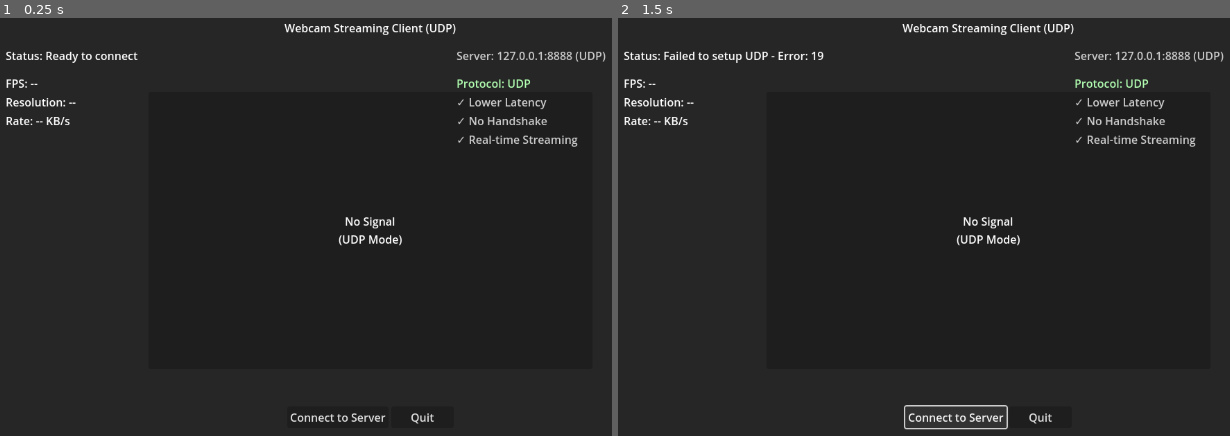
Above: before the commit, frames 1-2 (left to right).
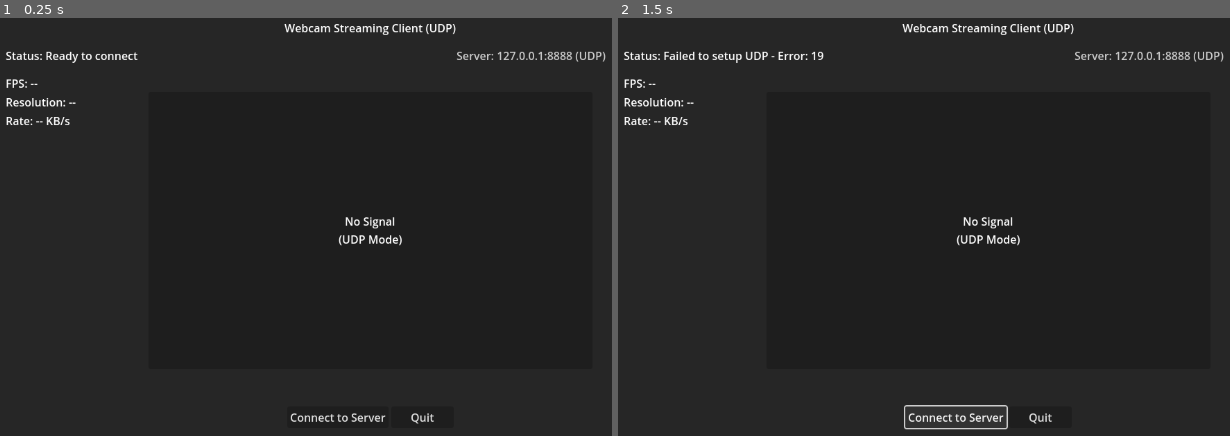
Above: after the commit, the same moments.

Repository: AllThaf/glasses-tryon-with-godot
Game: Godot game, scene res://webcam_client_udp.tscn
Two runs of this game, one before a commit and one after it. Both use one fixed random seed, a clock stepped at 60 frames per second and the inputs below.
Inputs:
- Up to frame 1 (0.25 s): no input
- Up to frame 2 (1.5 s): click "Connect to Server" at 0.5 s

The runs differ from the first frame. In frame 1, 0.6% of the frame differs, in the area x 74-95%, y 14-31%; in frame 2, 0.6%.

Commit message:
style: remove unnecessary UI

Diff:
--- a/godot_project/project.godot
+++ b/godot_project/project.godot
@@ -14,3 +14,7 @@
 run/main_scene="uid://chbapnujwr0bg"
 config/features=PackedStringArray("4.4", "Forward Plus")
 config/icon="res://icon.svg"
+
+[dotnet]
+
+project/assembly_name="ISSAT"
--- a/godot_project/webcam_client.tscn
+++ b/godot_project/webcam_client.tscn
@@ -7,6 +7,8 @@
 anchors_preset = 15
 anchor_right = 1.0
 anchor_bottom = 1.0
+grow_horizontal = 2
+grow_vertical = 2
 script = ExtResource("1")
 
 [node name="Background" type="ColorRect" parent="."]
--- a/godot_project/webcam_client_udp.gd
+++ b/godot_project/webcam_client_udp.gd
@@ -10,7 +10,7 @@
 @onready var data_rate_label: Label = $InfoPanel/DataRateLabel
 
 var udp_client: PacketPeerUDP
-var is_connected: bool = false
+var is_connect: bool = false
 var server_host: String = "127.0.0.1"
 var server_port: int = 8888
 
@@ -55,19 +55,19 @@
 	get_tree().quit()
 
 func _process(delta):
-	if is_connected:
+	if is_connect:
 		receive_packets()
 		cleanup_old_frames()
 		update_performance_metrics(delta)
 
 func _on_connect_button_pressed():
-	if is_connected:
+	if is_connect:
 		disconnect_from_server()
 	else:
 		connect_to_server()
 
 func connect_to_server():
-	if is_connected:
+	if is_connect:
 		print("⚠️  Already connected!")
 		return
 
@@ -114,7 +114,7 @@
 				return
 
 	if confirmed:
-		is_connected = true
+		is_connect = true
 		update_status("Connected - Receiving video...")
 		connect_button.text = "Disconnect"
 		print("🎥 Ready to receive video streams!")
@@ -132,12 +132,12 @@
 func disconnect_from_server():
 	print("🔌 Disconnecting from server...")
 
-	if is_connected:
+	if is_connect:
 		# Kirim unregister message
 		var unregister_message = "UNREGISTER".to_utf8_buffer()
 		udp_client.put_packet(unregister_message)
 
-	is_connected = false
+	is_connect = false
 	udp_client.close()
 	frame_buffers.clear()
 
@@ -296,7 +296,7 @@
 	update_info_display()
 
 func update_info_display():
-	if is_connected:
+	if is_connect:
 		fps_label.text = "FPS: %.1f" % current_fps
 		data_rate_label.text = "Rate: %.1f KB/s" % current_data_rate
 
@@ -315,6 +315,6 @@
 
 func _notification(what):
 	if what == NOTIFICATION_WM_CLOSE_REQUEST:
-		if is_connected:
+		if is_connect:
 			disconnect_from_server()
 		get_tree().quit()
--- a/godot_project/webcam_client_udp.tscn
+++ b/godot_project/webcam_client_udp.tscn
@@ -119,6 +119,7 @@
 text = "Rate: -- KB/s"
 
 [node name="PerformanceInfo" type="VBoxContainer" parent="."]
+visible = false
 layout_mode = 0
 offset_left = 700.0
 offset_top = 100.0
